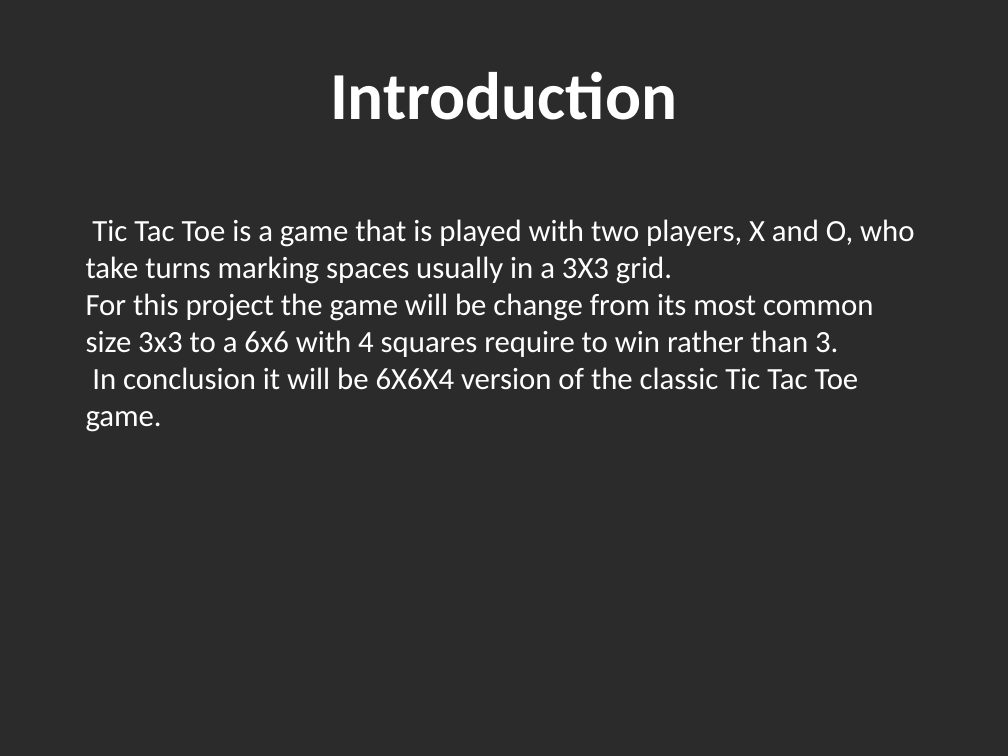
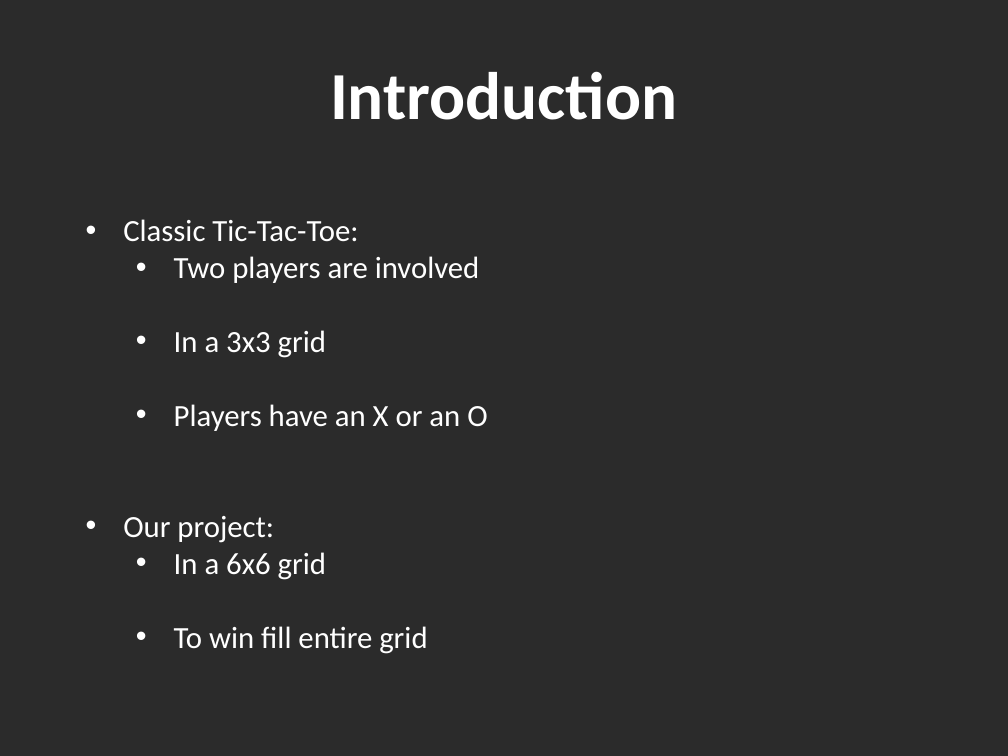
Before and after one commit to Amatarasu/A-Team, a slide deck: slide 2 of Power Point Presentation.pptx. Drawn at 1008x756 pixels with LibreOffice and Linux fonts; fonts in the diff are those of the drawing; background and template pictures are left out; a plain dark background stands for a picture behind light text. Boxes give left, top, right and bottom in pixels: in the first picture for what was removed or moved away, otherwise in the second. Text is boxed around its words. In the diff, an @@ line names an element or a change of style, - is before the commit and + after.

```diff
--- a/Power Point Presentation.pptx
+++ b/Power Point Presentation.pptx
@@ text at [123, 219, 487, 654]: text changed @@
-Tic Tac Toe is a game that is played with two players, X and O, who take turns marking spaces usually in a 3X3 grid.
-For this project the game will be change from its most common size 3x3 to a 6x6 with 4 squares require to win rather than 3.
-In conclusion it will be 6X6X4 version of the classic Tic Tac Toe game.
+• Classic Tic-Tac-Toe:
+  • Two players are involved
+  • In a 3x3 grid
+  • Players have an X or an O
+• Our project:
+  • In a 6x6 grid
+  • To win fill entire grid
```
Also in this commit, not shown: 7 other slides changed, 2 other files.
